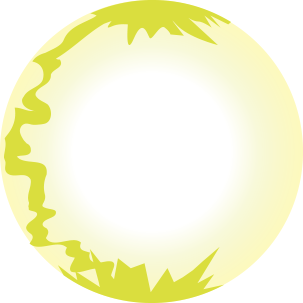
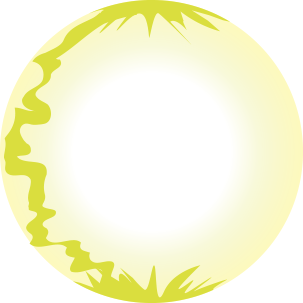
Before/after of a 303px x 303px layered artwork. What changed in the layer stack:
added layer "2" above "1" over 73, 0, 230, 303
hid "Objeto inteligente vectorial" (6th of 8) over 58, 247, 224, 303
hid "Objeto inteligente vectorial" (7th of 8) over 89, 0, 231, 45
